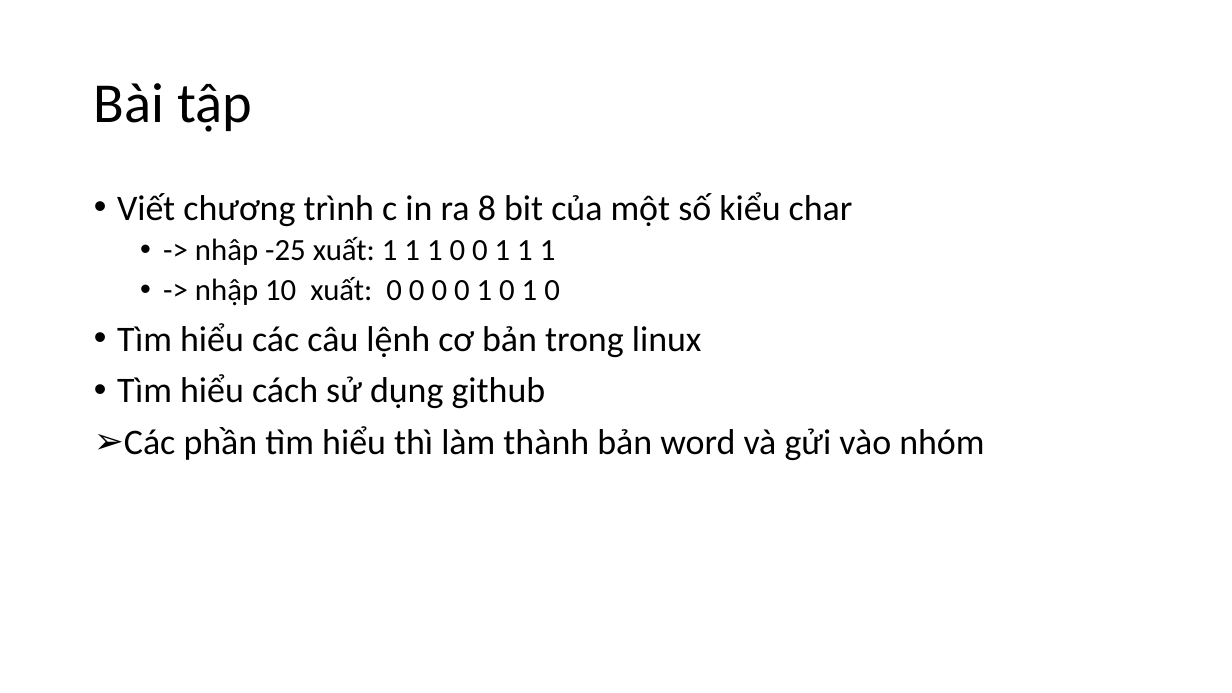
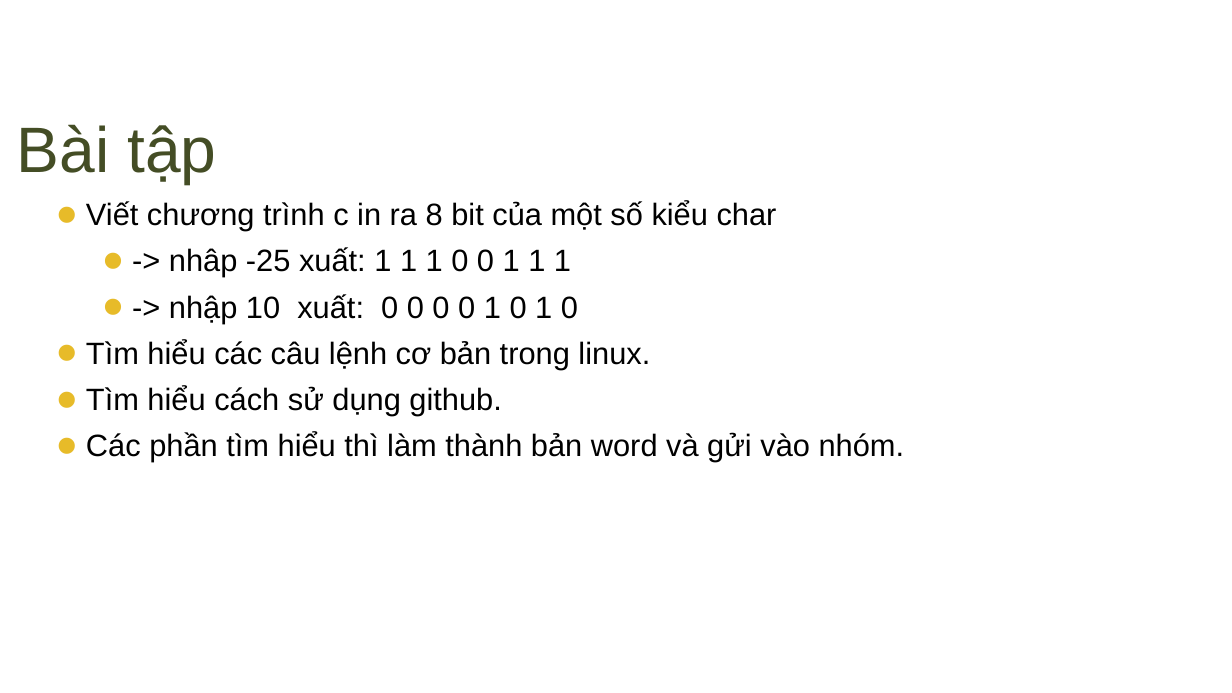
Before and after one commit to daydien12/Trainning_C, a slide deck: slide 38 of Day_1/Buổi 1.pptx (slide 37 before the commit). Drawn at 1232x693 pixels with LibreOffice and Linux fonts; fonts in the diff are those of the drawing; background and template pictures are left out. Boxes give left, top, right and bottom in pixels: in the first picture for what was removed or moved away, otherwise in the second. Text is boxed around its words. In the diff, an @@ line names an element or a change of style, - is before the commit and + after.

```diff
--- a/Day_1/Buổi 1.pptx
+++ b/Day_1/Buổi 1.pptx
@@ title "Bài tập": place and size @@
-title "Bài tập" at [94,83,252,132]
+title "Bài tập" at [17,124,216,184]
@@ title "Bài tập" at [17,124,216,184]: size 44 to 50 pt, font Calibri to Arial, text colour #000000 to #444D25; indent changed; line spacing 0.9 to 1; more space between paragraphs; vertical alignment middle to top @@
@@ text "Viết chương trình c in ...": place and size @@
-text "Viết chương trình c in ..." at [117,192,984,460]
+text "Viết chương trình c in ..." at [86,201,905,462]
@@ text at [86,201,777,323]: size 28 to 24 pt in "Viết chương trình c in ra 8 ..."; font Calibri to Arial in "Viết chương trình c in ra 8 ...", "-> nhâp -25 xuất: 1 1 1 ...", "-> nhập 10 xuất: 0 0 0 ..."; alignment left to justified; bullet • to ⚫; line spacing 0.9 to 1; less space between paragraphs; more space between paragraphs @@
@@ text at [86,339,905,462]: text changed; size 28 to 24 pt; font Calibri to Arial @@
-• Tìm hiểu các câu lệnh cơ bản trong linux
-• Tìm hiểu cách sử dụng github
-➢ Các phần tìm hiểu thì làm thành bản word và gửi vào nhóm
+⚫ Tìm hiểu các câu lệnh cơ bản trong linux.
+⚫ Tìm hiểu cách sử dụng github.
+⚫ Các phần tìm hiểu thì làm thành bản word và gửi vào nhóm.
```
Also in this commit, not shown: 32 other slides changed, 6 slides added, 4 slides removed, 19 other files.
